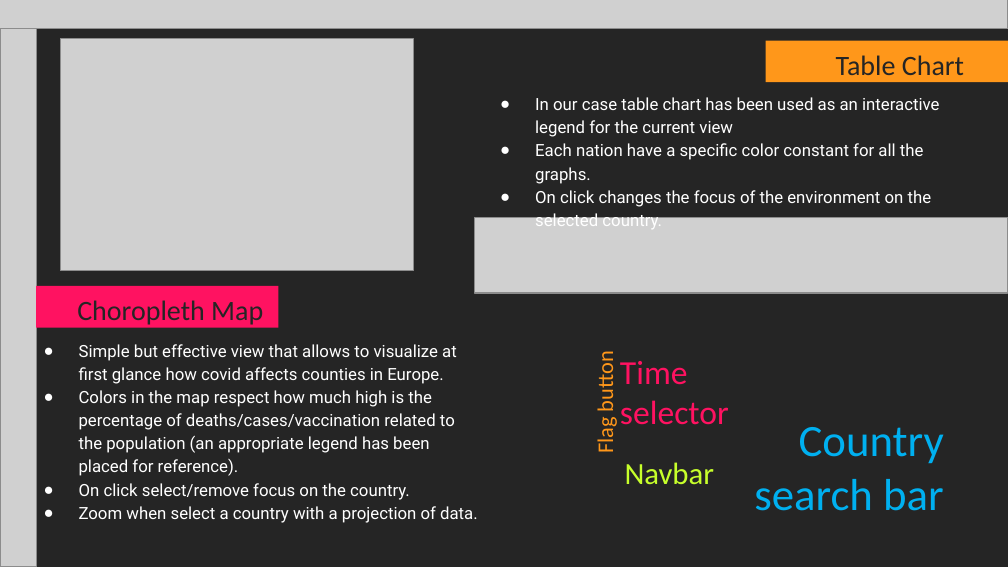
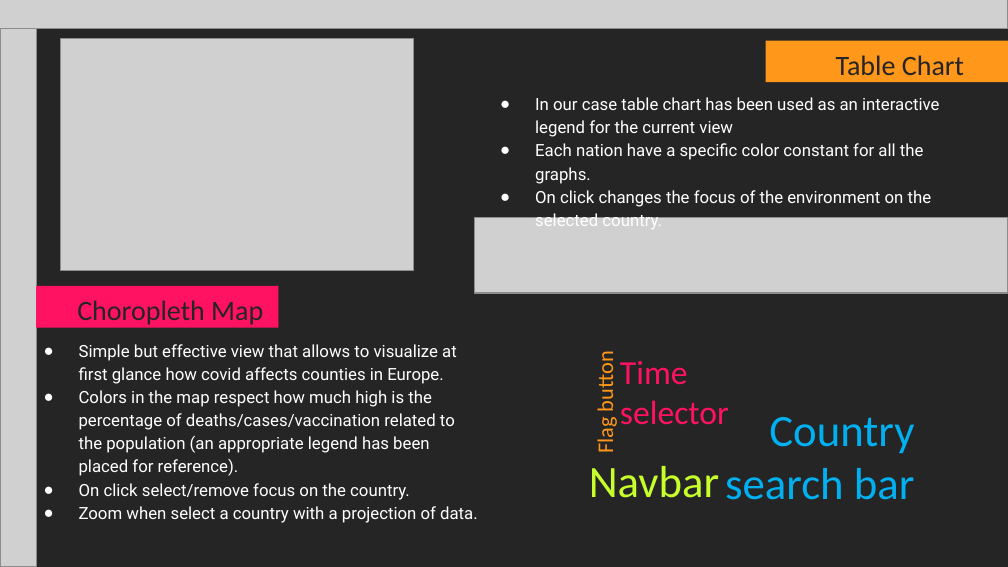
Before and after one commit to Covid19-visualization/Documentation, a slide deck: slide 16 of slides/presentation.pptx. Drawn at 1008x567 pixels with LibreOffice and Linux fonts; fonts in the diff are those of the drawing; grey boxes stand for pictures. Boxes give left, top, right and bottom in pixels: in the first picture for what was removed or moved away, otherwise in the second. Text is boxed around its words. In the diff, an @@ line names an element or a change of style, - is before the commit and + after.

```diff
--- a/slides/presentation.pptx
+++ b/slides/presentation.pptx
@@ text "Country search bar": place and size @@
-text "Country search bar" at [754,427,944,511]
+text "Country search bar" at [725,417,915,500]
@@ title "Navbar": place and size @@
-title "Navbar" at [625,462,714,485]
+title "Navbar" at [589,466,719,498]
@@ title "Navbar" at [589,466,719,498]: size 22 to 32 pt @@
```
Also in this commit, not shown: 11 other slides changed, 1 other file.
